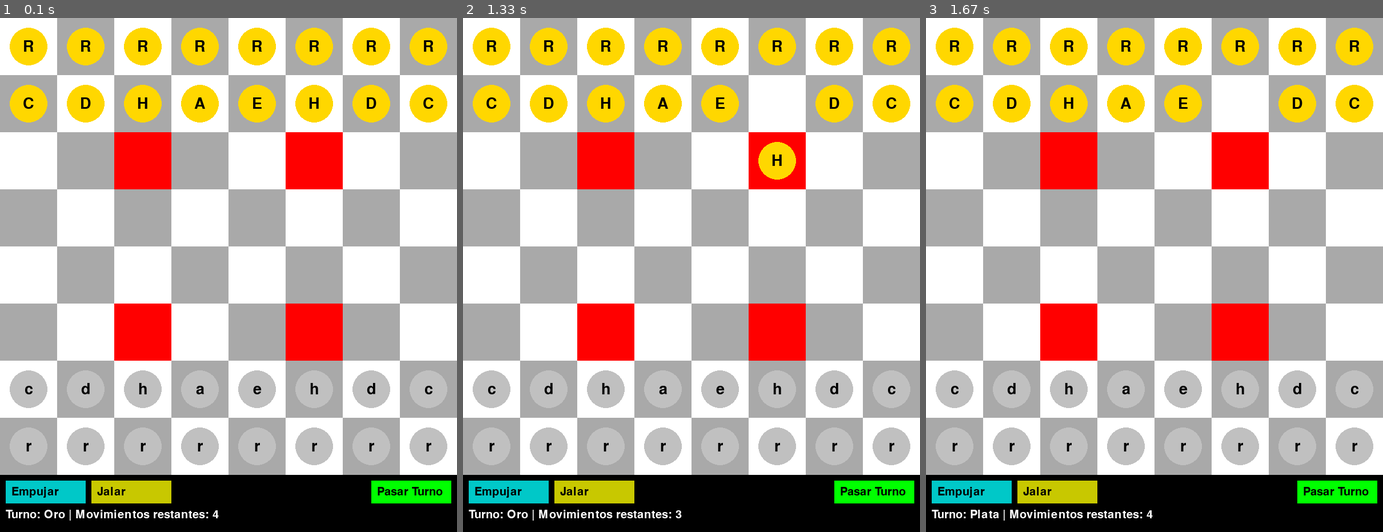
Above: before the commit, frames 1-3 (left to right).
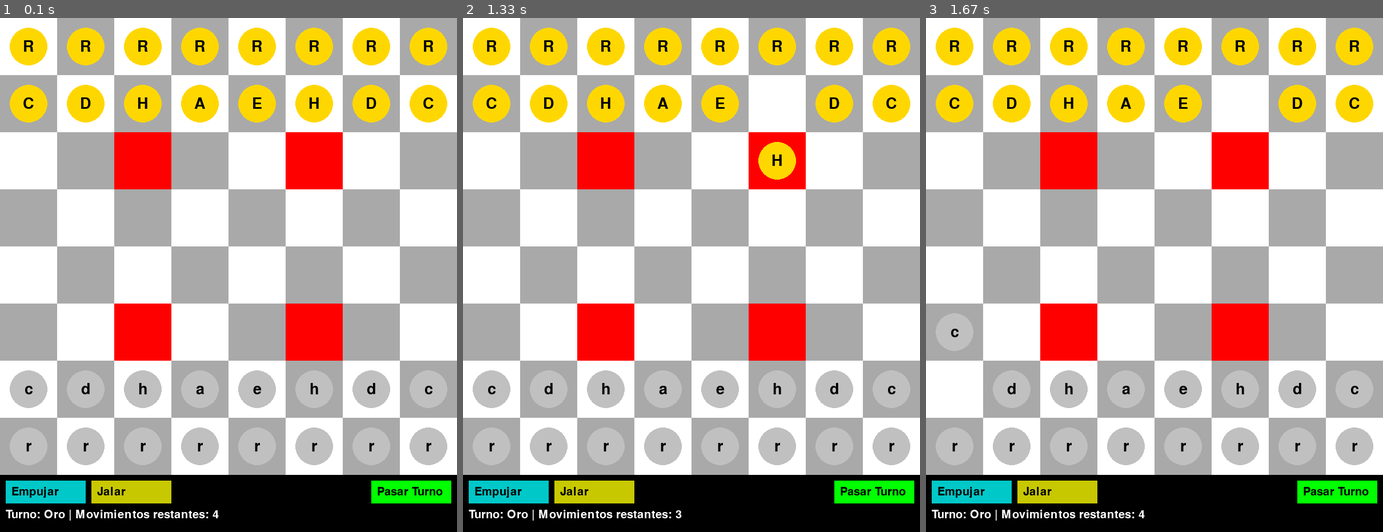
Above: after the commit, the same moments.

Repository: RamSterB/Arimaa
Game: pygame game, started from arimaa_GUI_pygame.py
The game is run twice, just before and just after one commit, with the same random seed, the same clock (stepped at 60 frames per second) and the same inputs.
Inputs (mouse positions are in pixels of both pictures, inside the frame that each line leads up to):
- Up to frame 1 (0.1 s): no input
- Up to frame 2 (1.33 s): press the mouse at (874, 490) at 0.37 s; move the mouse to (709, 444) at 0.47 s; release the mouse at (549, 393) at 0.6 s; click (760, 95) at 0.72 s; press the mouse at (760, 95) at 1.03 s; move the mouse to (750, 177) at 1.13 s; release the mouse at (746, 259) at 1.27 s
- Up to frame 3 (1.67 s): press the mouse at (1337, 490) at 1.37 s; move the mouse to (1195, 465) at 1.47 s; release the mouse at (1053, 439) at 1.6 s

Frames 1-2 are identical in both runs. In frame 3, 0.8% of the frame differs, in the area x 2-50%, y 60-98%.

Commit message:
Ai reparada, revisar que se come los 4 movimientos en 1

Diff:
--- a/arimaa_GUI_pygame.py
+++ b/arimaa_GUI_pygame.py
@@ -126,12 +126,12 @@
 
     def pass_turn(self):
         """Maneja la acción de pasar el turno."""
-        print("Pasando el turno...")
         if self.moves_made > 0:
             self.game.change_turn(TRAP_POSITIONS)
-            self.moves_made = 0  # Restablecer los pasos
-        else: # Evitar pasar el turno sin hacer movimientos
-            print("Debes realizar al menos un movimiento antes de pasar el turno.")
+            self.moves_made = 0
+            print("Turno pasado.")
+        else:
+            print("Debes realizar al menos un movimiento antes de pasar.")
 
     def handle_mouse_down(self, position):
         """Maneja el inicio del arrastre."""
--- a/arimaa_ai.py
+++ b/arimaa_ai.py
@@ -62,12 +62,16 @@
     best_move = None
     best_value = float('-inf')
     moves = generate_moves(board, "silver")
+
+    if not moves:
+        return None
+
     for move in moves:
         new_board = [row[:] for row in board]
         start, end = move
         new_board[end[0]][end[1]] = new_board[start[0]][start[1]]
         new_board[start[0]][start[1]] = None
-        move_value = minimax(new_board, 3, False)
+        move_value = minimax(new_board, 2, False)  # Reducir profundidad a 2
         if move_value > best_value:
             best_value = move_value
             best_move = move
--- a/arimaa_game_logic.py
+++ b/arimaa_game_logic.py
@@ -75,6 +75,16 @@
         self.steps_taken += 1
         print(f"{piece} movido de {start} a {end}")
 
+    def make_best_move(self):
+        """Realiza el mejor movimiento usando el algoritmo minimax."""
+        best_move = find_best_move(self.board)
+        if best_move:
+            start, end = best_move
+            self.move_piece(start, end)
+            print(f"IA realizó el movimiento de {start} a {end}")
+        else:
+            print("No hay movimientos disponibles para la IA.")
+
     def is_frozen(self, position):
         """Determina si una pieza en una posición está congelada."""
         row, col = position
@@ -247,16 +257,23 @@
             print("¡Oro gana! (Plata inmovilizada)")
             self.end_game()
 
-
-
     def change_turn(self, trap_positions):
-        """Cambia el turno al siguiente jugador."""
+        """Cambia el turno y activa la IA para silver."""
         self.current_player = "silver" if self.current_player == "gold" else "gold"
         self.steps_taken = 0
 
-        # Validar estado del juego si es necesario
+        # Validar estado
         self.check_trap_positions(trap_positions)
         self.check_victory_conditions()
+
+        # Activar IA para silver
+        if self.current_player == "silver":
+            try:
+                self.make_best_move()
+                self.current_player = "gold"
+                self.steps_taken = 0
+            except Exception as e:
+                print(f"Error en movimiento de IA: {e}")
 
     def end_game(self):
         """Finaliza el juego."""
@@ -269,7 +286,4 @@
     print("Estado inicial del tablero:")
     for row in game.get_board_state():
         print(row)
-    game.make_best_move()
-    print("Estado del tablero después del mejor movimiento de plata:")
-    for row in game.get_board_state():
-        print(row)
+    game.make_best_move() # Este método no existe en la clase ArimaaGame
